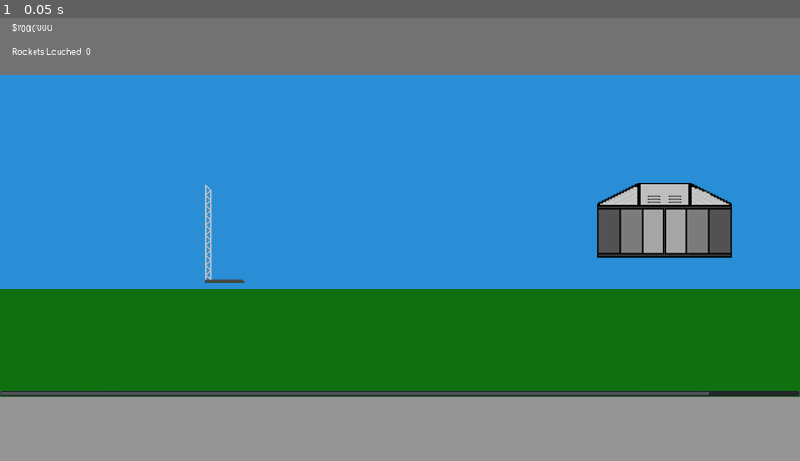
Above: before the commit, frame 1.
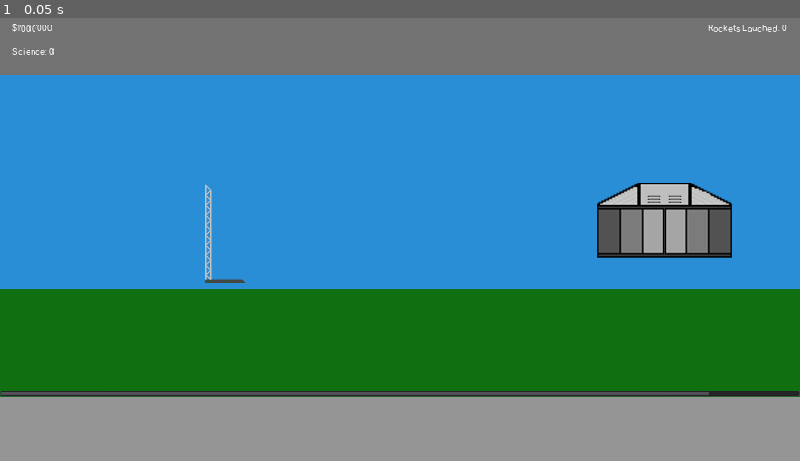
Above: after the commit, the same moment.

Repository: Jonathan-Odlum/Space-Idle-Game
Game: Godot game, scene res://Main.tscn
Same seed, same stepped clock (60 frames per second), same inputs: the game is played once before the commit and once after it. The project has no main scene, so this scene is started directly.
Inputs:
- Up to frame 1 (0.05 s): no input

The runs differ from the first frame. In frame 1, 0.1% of the frame differs, in the area x 1-99%, y 1-9%.

Commit message:
Working through ideas. tiny changes

Diff:
--- a/Main.gd
+++ b/Main.gd
@@ -39,7 +39,7 @@
 
 func change_money(delta_dollar):
 	money += delta_dollar
-	$GUI/Box/Cols/Stats/Rows/Money.text = "$" + str(money)
+	$GUI/Box/Cols/Currencies/Rows/Money.text = "$" + str(money)
 
 
 func increment_launches():
--- a/Main.tscn
+++ b/Main.tscn
@@ -54,33 +54,65 @@
 size_flags_horizontal = 3
 size_flags_vertical = 3
 
+[node name="Currencies" type="MarginContainer" parent="GUI/Box/Cols"]
+margin_right = 1386.0
+margin_bottom = 103.0
+size_flags_horizontal = 3
+
+[node name="Rows" type="VBoxContainer" parent="GUI/Box/Cols/Currencies"]
+margin_right = 1386.0
+margin_bottom = 103.0
+
+[node name="Money" type="Label" parent="GUI/Box/Cols/Currencies/Rows"]
+margin_right = 76.0
+margin_bottom = 41.0
+size_flags_horizontal = 0
+size_flags_vertical = 0
+custom_fonts/font = SubResource( 1 )
+text = "$1'000'000
+"
+__meta__ = {
+"_edit_use_anchors_": false
+}
+
+[node name="Science" type="HBoxContainer" parent="GUI/Box/Cols/Currencies/Rows"]
+margin_top = 45.0
+margin_right = 83.0
+margin_bottom = 86.0
+size_flags_horizontal = 0
+size_flags_vertical = 0
+
+[node name="Title" type="Label" parent="GUI/Box/Cols/Currencies/Rows/Science"]
+margin_right = 70.0
+margin_bottom = 41.0
+size_flags_vertical = 1
+custom_fonts/font = SubResource( 1 )
+text = "Science:
+"
+valign = 1
+
+[node name="Counter" type="Label" parent="GUI/Box/Cols/Currencies/Rows/Science"]
+margin_left = 74.0
+margin_right = 83.0
+margin_bottom = 41.0
+size_flags_vertical = 1
+custom_fonts/font = SubResource( 1 )
+text = "0"
+
 [node name="Stats" type="MarginContainer" parent="GUI/Box/Cols"]
+margin_left = 1390.0
 margin_right = 1550.0
 margin_bottom = 103.0
-size_flags_horizontal = 3
 
 [node name="Rows" type="VBoxContainer" parent="GUI/Box/Cols/Stats"]
-margin_right = 1550.0
+margin_right = 160.0
 margin_bottom = 103.0
 
-[node name="Money" type="Label" parent="GUI/Box/Cols/Stats/Rows"]
-margin_right = 76.0
-margin_bottom = 41.0
-size_flags_horizontal = 0
-size_flags_vertical = 0
-custom_fonts/font = SubResource( 1 )
-text = "$1'000'000
-"
-__meta__ = {
-"_edit_use_anchors_": false
-}
-
 [node name="Launches" type="HBoxContainer" parent="GUI/Box/Cols/Stats/Rows"]
-margin_top = 45.0
-margin_right = 1550.0
-margin_bottom = 86.0
-
-[node name="Label" type="Label" parent="GUI/Box/Cols/Stats/Rows/Launches"]
+margin_right = 160.0
+margin_bottom = 41.0
+
+[node name="Title" type="Label" parent="GUI/Box/Cols/Stats/Rows/Launches"]
 margin_right = 147.0
 margin_bottom = 41.0
 size_flags_horizontal = 0
@@ -182,7 +214,7 @@
 size_flags_vertical = 4
 texture_normal = ExtResource( 5 )
 
-[node name="RocketFactory" type="MarginContainer" parent="Locations/Earth/View/Buildings"]
+[node name="Warehouse" type="MarginContainer" parent="Locations/Earth/View/Buildings"]
 margin_left = 904.0
 margin_right = 1804.0
 margin_bottom = 630.0
@@ -191,7 +223,7 @@
 custom_constants/margin_right = 50
 custom_constants/margin_bottom = 50
 
-[node name="Buy" type="Button" parent="Locations/Earth/View/Buildings/RocketFactory"]
+[node name="Buy" type="Button" parent="Locations/Earth/View/Buildings/Warehouse"]
 margin_left = 750.0
 margin_top = 530.0
 margin_right = 850.0
@@ -202,7 +234,7 @@
 custom_fonts/font = SubResource( 1 )
 text = "Buy"
 
-[node name="TextureButton" type="TextureButton" parent="Locations/Earth/View/Buildings/RocketFactory"]
+[node name="TextureButton" type="TextureButton" parent="Locations/Earth/View/Buildings/Warehouse"]
 margin_left = 290.0
 margin_top = 215.0
 margin_right = 560.0
@@ -265,5 +297,6 @@
 "_edit_use_anchors_": false
 }
 [connection signal="pressed" from="Locations/Earth/View/Buildings/LaunchPad/TextureButton" to="." method="_on_Building_Selected" binds= [ "LaunchPad" ]]
-[connection signal="pressed" from="Locations/Earth/View/Buildings/RocketFactory/Buy" to="." method="_on_Buy_pressed"]
+[connection signal="pressed" from="Locations/Earth/View/Buildings/Warehouse/Buy" to="." method="_on_Buy_pressed"]
+[connection signal="pressed" from="Locations/Earth/View/Buildings/Warehouse/TextureButton" to="." method="_on_Building_Selected" binds= [ "Warehouse" ]]
 [connection signal="pressed" from="Control/ContextMenus/LaunchPad/Launch" to="." method="_on_Launch_pressed"]
